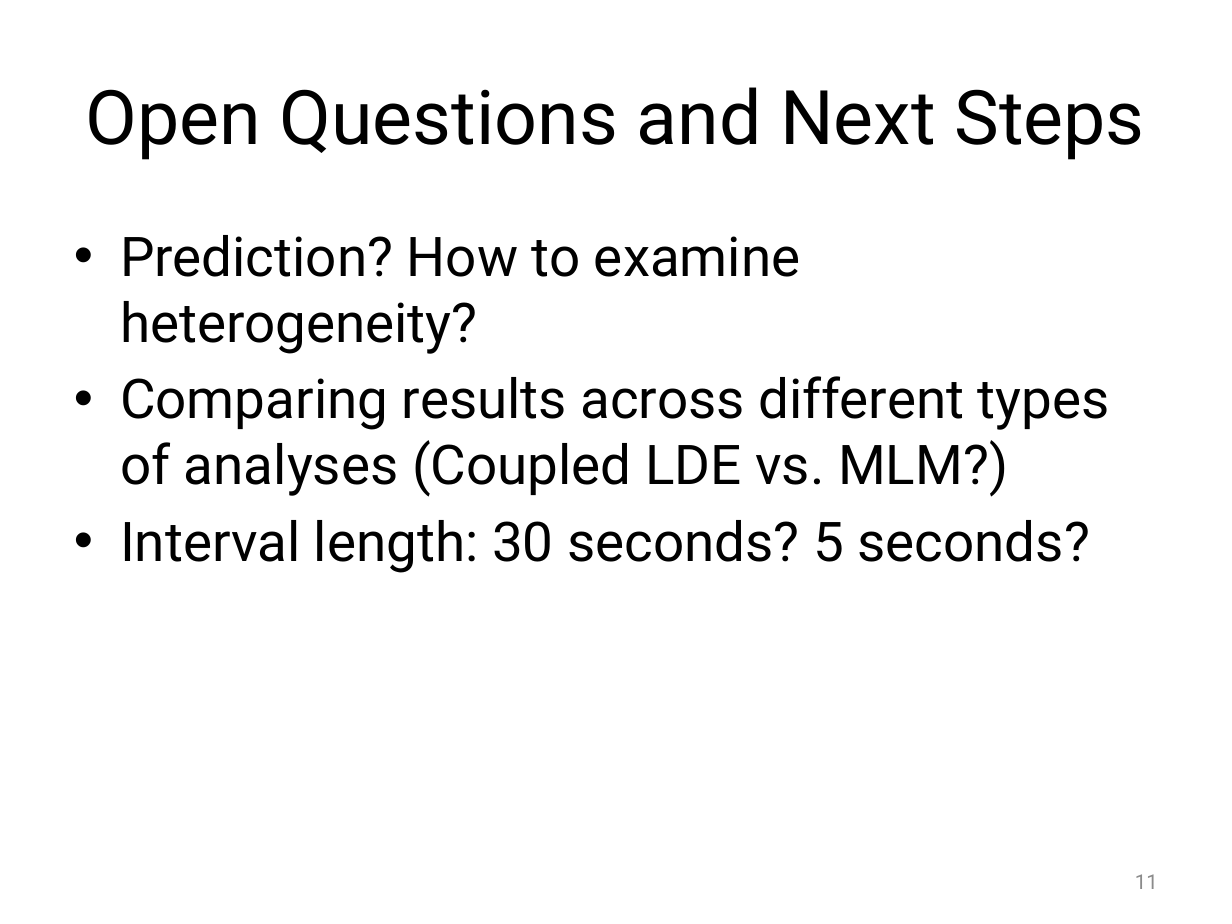
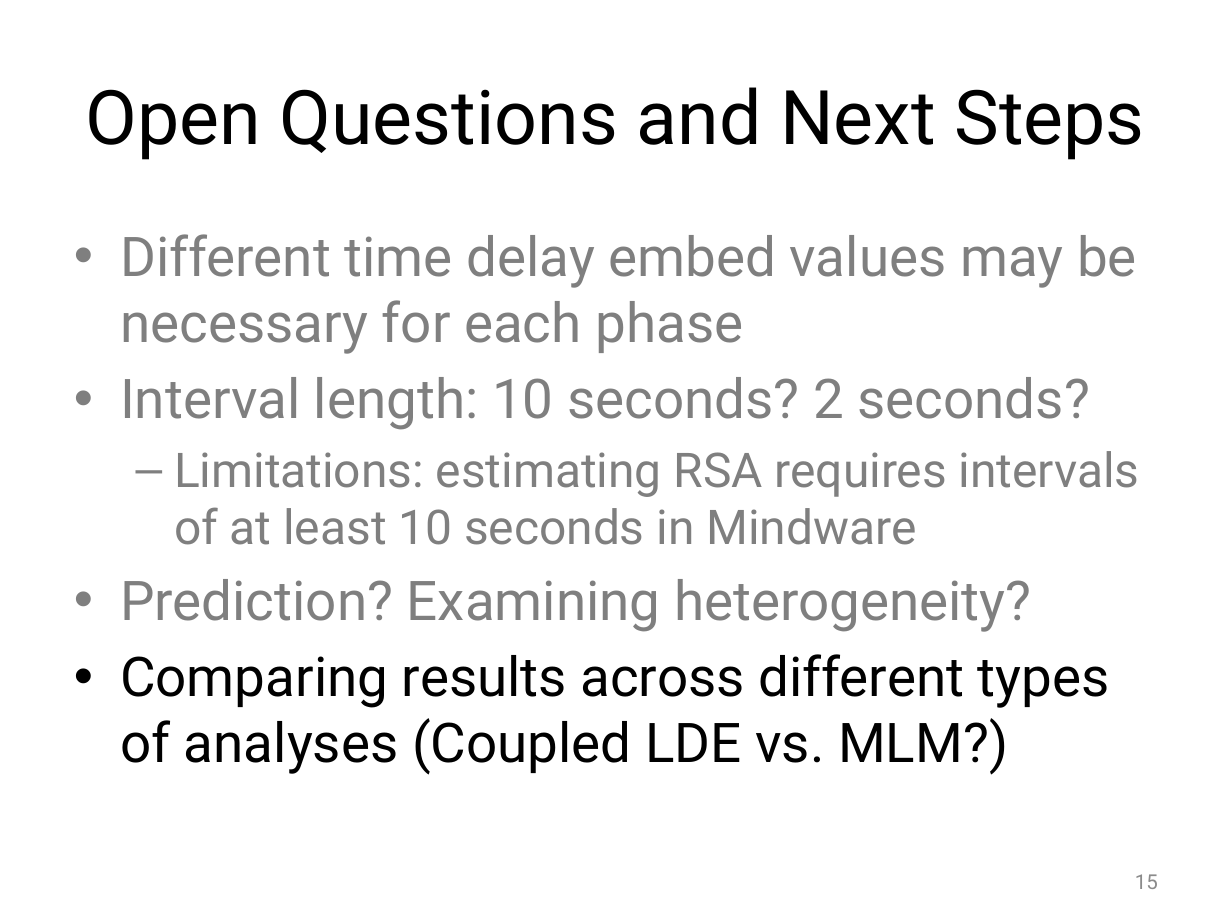
Before and after one commit to mayazrm/KZNB, a slide deck: slide 15 of DSM/Bolger_DSM_Report_from_the_Trenches_170601.pptx (slide 11 before the commit). Drawn at 1232x924 pixels with LibreOffice and Linux fonts; fonts in the diff are those of the drawing. Boxes give left, top, right and bottom in pixels: in the first picture for what was removed or moved away, otherwise in the second. Text is boxed around its words. In the diff, an @@ line names an element or a change of style, - is before the commit and + after.

```diff
--- a/DSM/Bolger_DSM_Report_from_the_Trenches_170601.pptx
+++ b/DSM/Bolger_DSM_Report_from_the_Trenches_170601.pptx
@@ text at bbox=[120, 234, 1140, 632]: text changed; text colour #000000 to #7F7F7F @@
-• Prediction? How to examine heterogeneity?
+• Different time delay embed values may be necessary for each phase
+• Interval length: 10 seconds? 2 seconds?
+  – Limitations: estimating RSA requires intervals of at least 10 seconds in Mindware
+• Prediction? Examining heterogeneity?
@@ text at bbox=[120, 520, 1090, 573]: paragraph removed @@
-• Interval length: 30 seconds? 5 seconds?
@@ page number at bbox=[1135, 874, 1158, 889]: text changed @@
-11
+15
```
Also in this commit, not shown: 10 other slides changed, 7 slides added, 3 slides removed, 7 other files.
